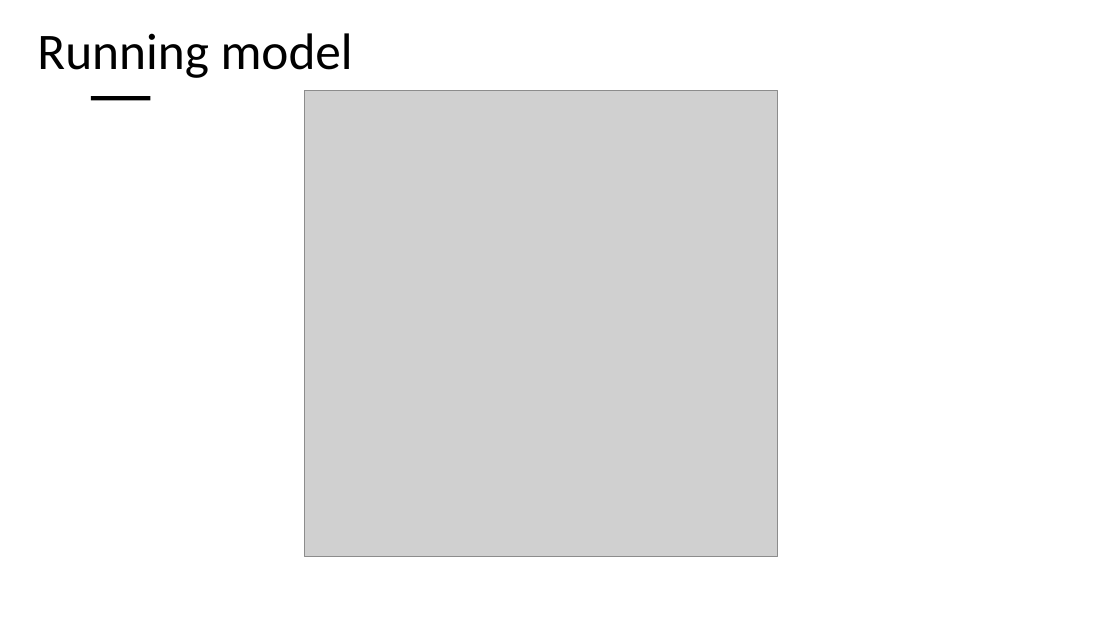
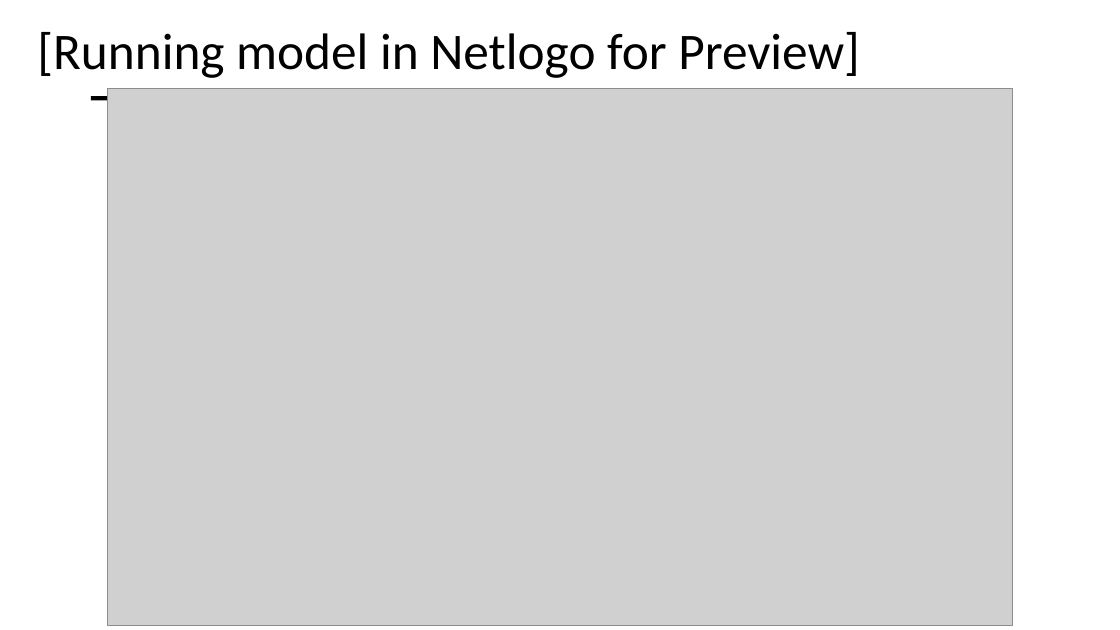
Before and after one commit to arthurhjorth/EDU-IT-modeller, a slide deck: slide 6 of ABM-slides.pptx (slide 4 before the commit). Drawn at 1120x630 pixels with LibreOffice and Linux fonts; fonts in the diff are those of the drawing; grey boxes stand for pictures. Boxes give left, top, right and bottom in pixels: in the first picture for what was removed or moved away, otherwise in the second. Text is boxed around its words. In the diff, an @@ line names an element or a change of style, - is before the commit and + after.

```diff
--- a/ABM-slides.pptx
+++ b/ABM-slides.pptx
@@ title at bbox=[37, 32, 860, 78]: text changed @@
-Running model
+[Running model in Netlogo for Preview]
@@ picture added at bbox=[108, 88, 1013, 625] @@
@@ picture removed at bbox=[305, 90, 778, 556] @@
```
Also in this commit, not shown: 2 other slides changed, 4 slides added, 4 slides removed.
